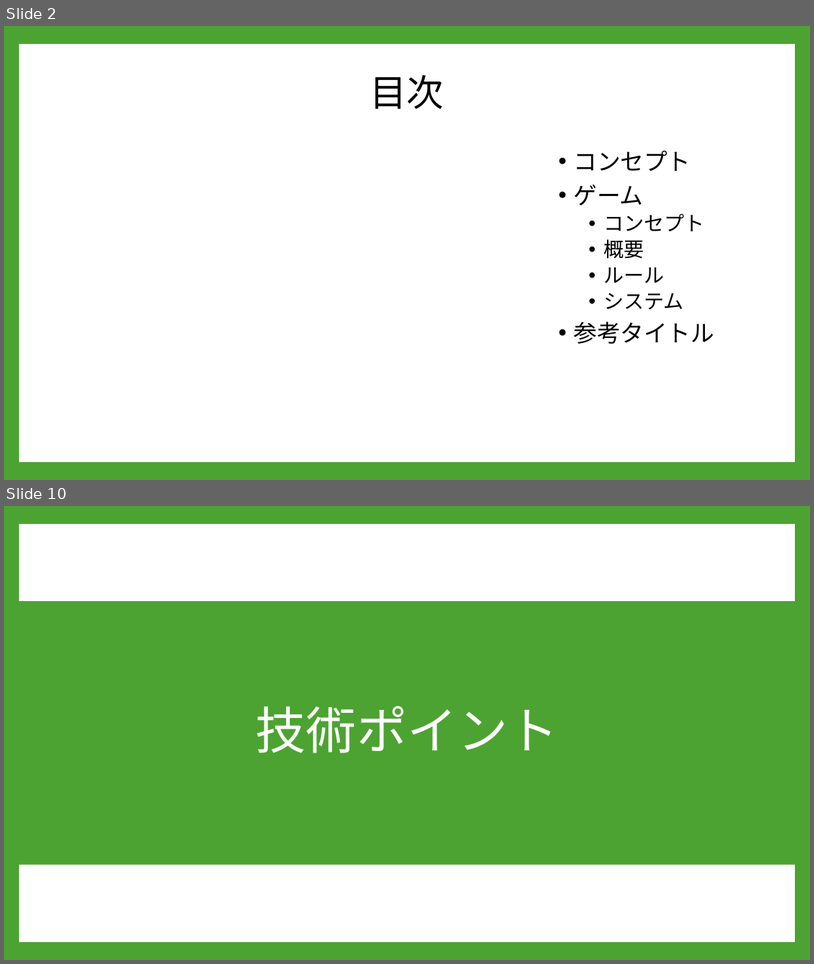
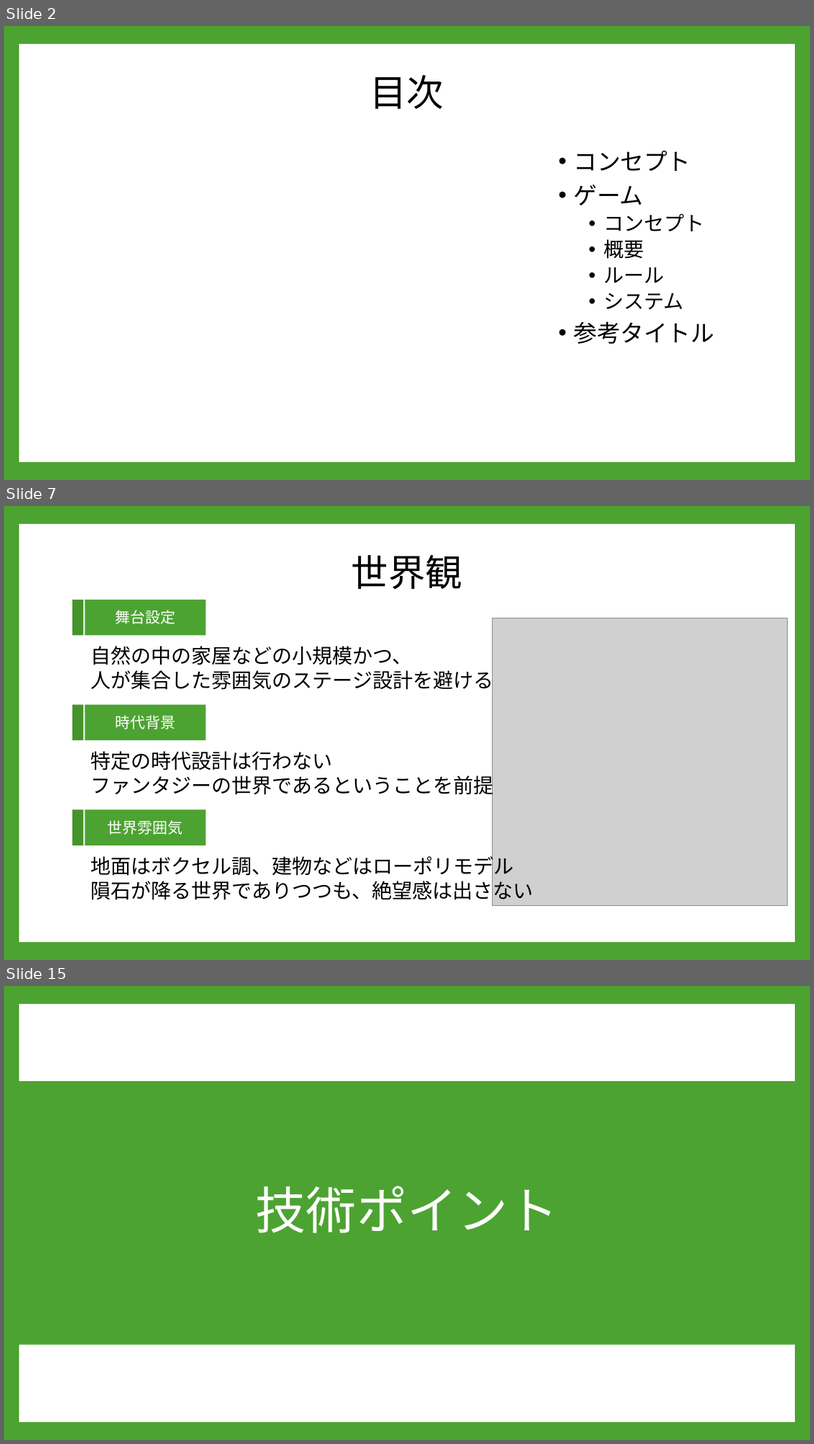
Before and after one commit to A23019/GC_A3_1, a slide deck: 企画/PowerPoint/企画案２.pptx. Shown one above the other, each under a label of ours: slides 2 and 10 before the commit, slides 2, 7 and 15 after it; the slides between them are not shown. The pictures are 814x964 and 814x1444 pixels, drawn with LibreOffice and Linux fonts; fonts in the diff are those of the drawing; grey boxes stand for pictures; background and template pictures are left out. Boxes give left, top, right and bottom in pixels: in the first picture for what was removed or moved away, otherwise in the second. Text is boxed around its words. In the diff, an @@ line names an element or a change of style, - is before the commit and + after.

```diff
--- a/企画/PowerPoint/企画案２.pptx
+++ b/企画/PowerPoint/企画案２.pptx
@@ slide 7 added at [4,506,810,960], background #4CA331; not listed: 1 template element that a slide beside it also shows @@
@@ title added at [352,555,463,590], 44 pt, text #000000 @@
+世界観
@@ rectangle added at [72,600,83,636], fill #45942C @@
@@ freeform shape added at [85,600,206,636], fill #4CA331, 18 pt, text #FFFFFF @@
+舞台設定
@@ picture added at [493,618,788,906] @@
@@ text added at [91,646,494,693], 24 pt, text #000000 @@
+自然の中の家屋などの小規模かつ、
+人が集合した雰囲気のステージ設計を避ける
@@ rectangle added at [72,705,83,740], fill #45942C @@
@@ freeform shape added at [85,705,206,740], fill #4CA331, 18 pt, text #FFFFFF @@
+時代背景
@@ text added at [91,751,494,798], 24 pt, text #000000 @@
+特定の時代設計は行わない
+ファンタジーの世界であるということを前提
@@ rectangle added at [72,810,83,845], fill #45942C @@
@@ freeform shape added at [85,810,206,845], fill #4CA331, 18 pt, text #FFFFFF @@
+世界雰囲気
@@ text added at [91,853,534,903], 24 pt, text #000000 @@
+地面はボクセル調、建物などはローポリモデル
+隕石が降る世界でありつつも、絶望感は出さない
@@ what was slide 10 is now slide 15 @@
```
Also in this commit, not shown: 10 slides changed, 7 other slides added, 1 slide removed, 2 other files.
